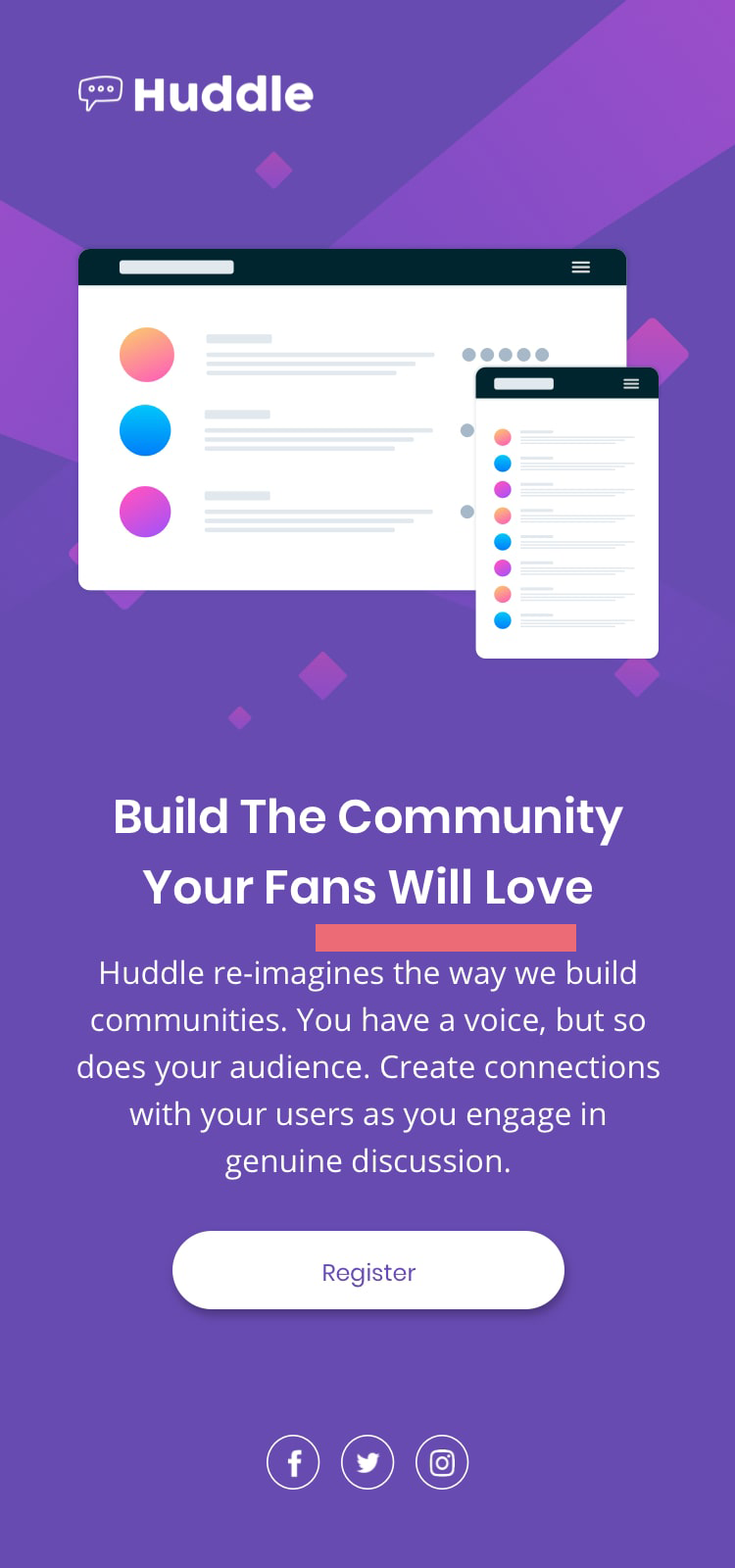
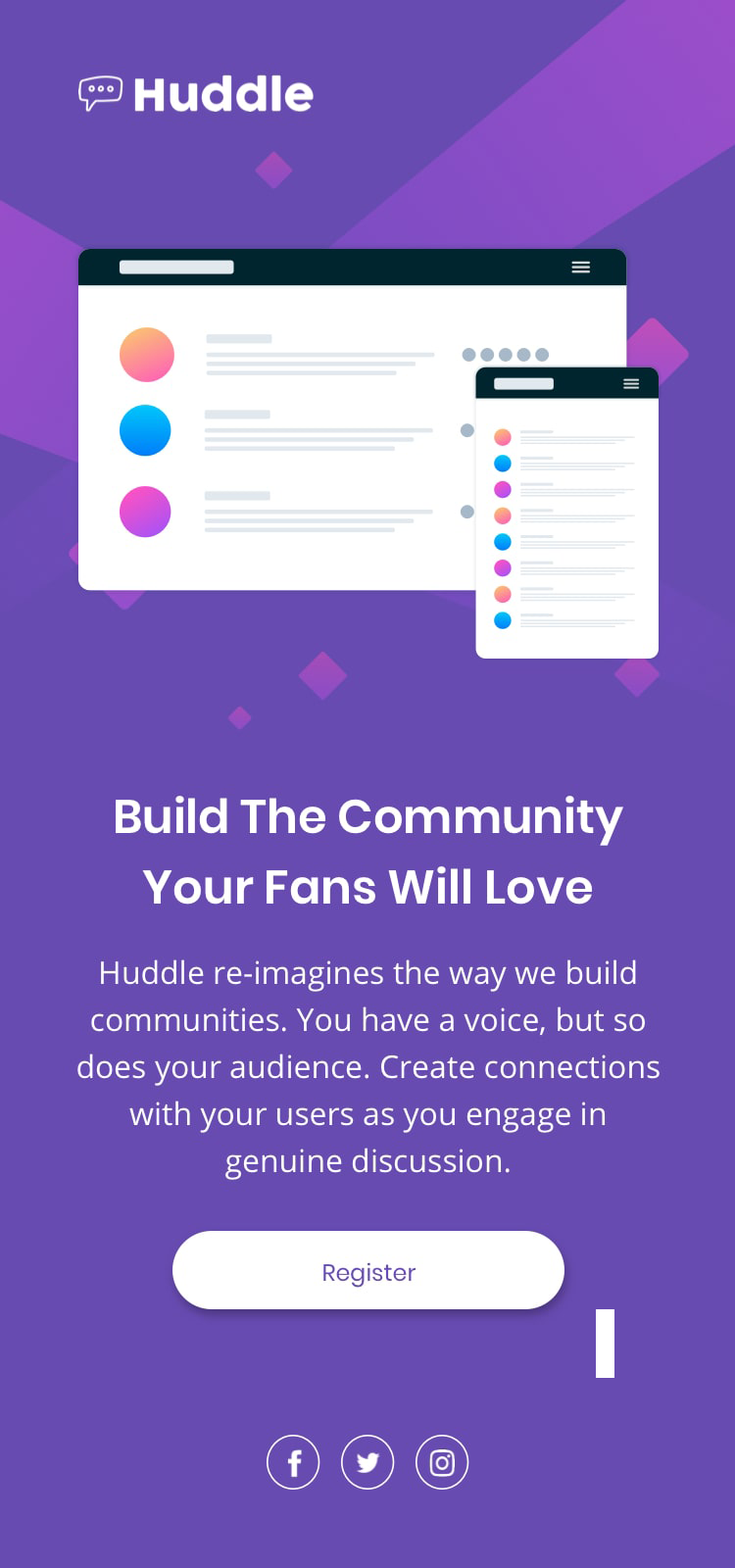
Layer changes from the first 735x1568 image to the second:
painted on "Rectangle 1" over [315, 924, 615, 1378]
